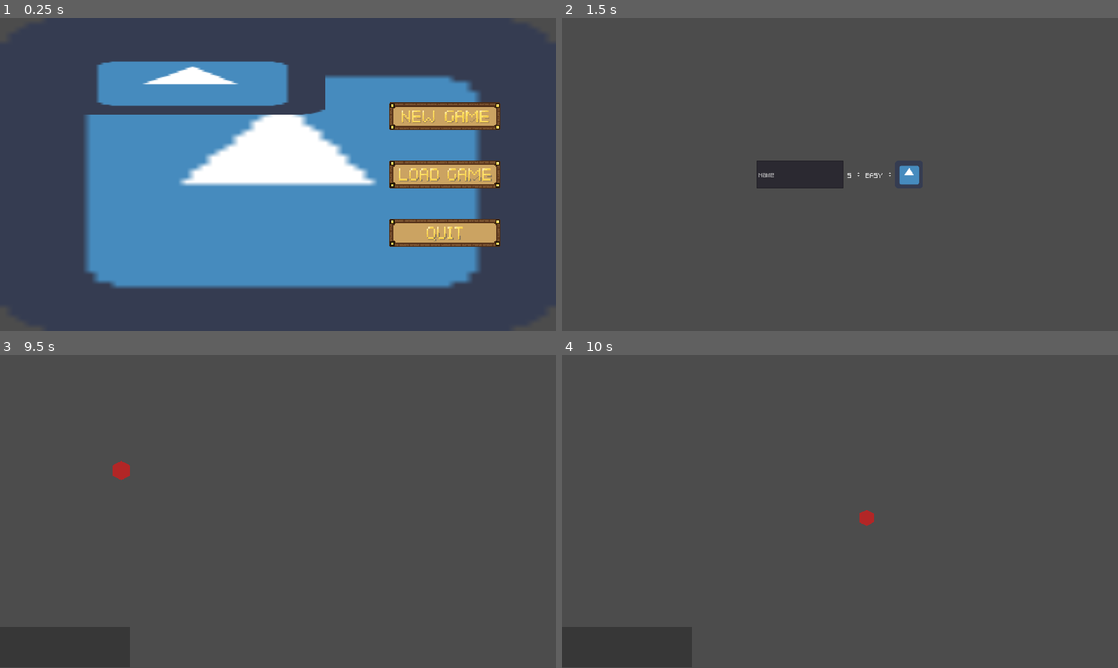
Above: before the commit, frames 1-4 (two rows, left to right).
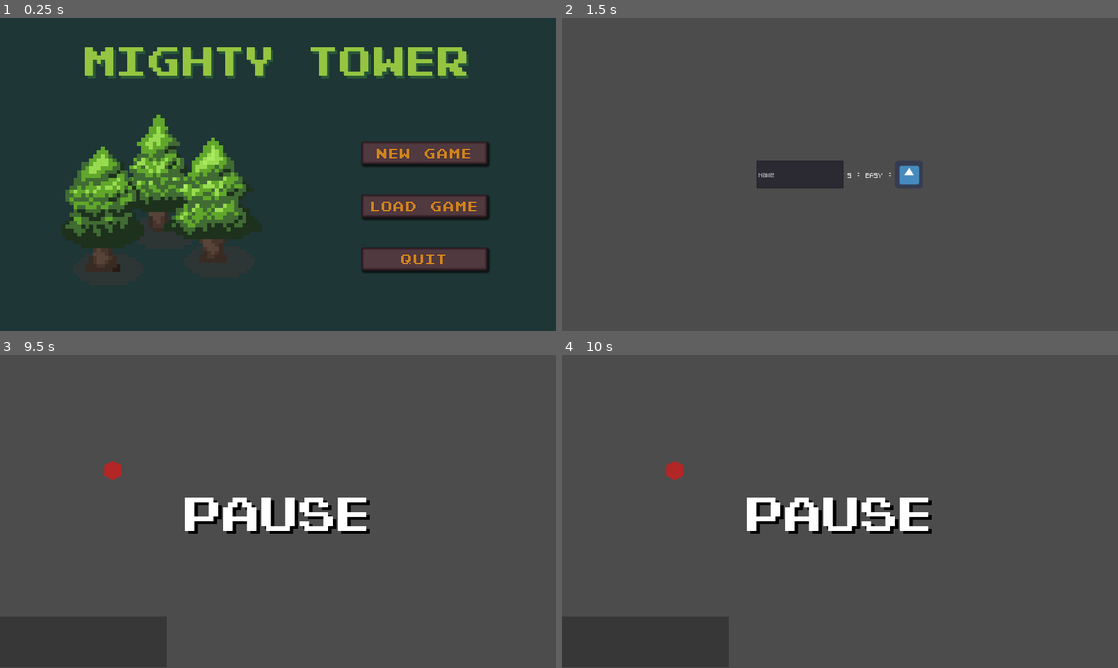
Above: after the commit, the same moments.

Repository: FilMer17/MightyTower
Game: Godot game, scene res://ui/menu/TitleMenu.tscn
Two runs of this game, one before a commit and one after it. Both use one fixed random seed, a clock stepped at 60 frames per second and the inputs below. The engine's default icon, where the game draws it, is replaced by a stand-in: a white triangle on a blue panel in a dark square.
Inputs (mouse positions are in pixels of both pictures, inside the frame that each line leads up to; where the layout moved, square brackets give the same spot in the first picture):
- Up to frame 1 (0.25 s): no input
- Up to frame 2 (1.5 s): click (984, 205) [1006, 174] at 0.5 s; click (984, 152) [1006, 115] at 1.25 s
- Up to frame 3 (9.5 s): click (239, 511) at 2.02 s; type "Alex" at 2.1 s; click "EASY" at 2.75 s; click "EASY" at 3.5 s; click (344, 511) at 4.25 s; tap Enter at 5 s; move the mouse to (400, 495) at 5.02 s; hold Right (ui_right) 5.03-5.78 s; tap Mouse wheel down (scroll_down) at 5.1, 6.6, 8.1 s; click (400, 495) at 5.17 s; move the mouse to (16, 658) at 5.77 s; hold Page Down (ui_page_down) 5.78-6.53 s; tap Mouse wheel up (scroll_up) at 5.85, 7.35, 8.85 s; click (16, 658) at 5.92 s; tap Space at 6.5 s; move the mouse to (333, 442) at 6.52 s; hold Right (ui_right) 6.53-7.28 s; click (333, 442) at 6.67 s; move the mouse to (250, 574) at 7.27 s; hold Up (ui_up) 7.28-8.03 s; click (250, 574) at 7.42 s; move the mouse to (444, 558) at 8.02 s; hold Left (ui_left) from 8.03 s (still down); click (444, 558) at 8.17 s; tap Tab (show_console) at 8.65 s; move the mouse to (111, 464) at 8.77 s; click (111, 464) at 8.92 s; tap P (pause, bound only after the commit) at 9.4 s
- Up to frame 4 (10 s): move the mouse to (867, 511) at 9.52 s; release Left (ui_left) at 9.53 s; hold Page Down (ui_page_down) from 9.53 s (still down); tap Mouse wheel down (scroll_down) at 9.6 s; click (867, 511) at 9.67 s

The runs differ from the first frame. In frame 1, 100% of the frame differs, in the area x 0-100%, y 0-100%; in frame 2, nothing differs; in frame 3, 2.8%; in frame 4, 2.8%.

Commit message:
Game * puase logic + exit menu in game + game theme

Diff:
--- a/game/data/entities/Tree.tscn
+++ b/game/data/entities/Tree.tscn
@@ -44,7 +44,6 @@
 [node name="GUIContainer" type="Node2D" parent="."]
 
 [node name="Area" type="Area2D" parent="."]
-visible = false
 
 [node name="Collider" type="CollisionPolygon2D" parent="Area"]
 position = Vector2( 0, 8 )
--- a/game/global/GlobalData.gd
+++ b/game/global/GlobalData.gd
@@ -12,6 +12,12 @@
 
 func _ready() -> void:
 	scan()
+	pause_mode = Node.PAUSE_MODE_PROCESS
+
+
+func _input(event) -> void:
+	if event.is_action_pressed("toggle_fullscreen"):
+		OS.window_fullscreen = not OS.window_fullscreen
 
 
 func scan() -> void:
--- a/game/global/Scene.gd
+++ b/game/global/Scene.gd
@@ -7,6 +7,7 @@
 }
 
 var nodes := {
+	"Game" : "/root/Game",
 	"GameCamera" : "/root/Game/GameCamera",
 	"Console" : "/root/Game/GameUI/Console",
 	"Settings" : "/root/Game/World/Settings",
--- a/game/project.godot
+++ b/game/project.godot
@@ -70,6 +70,7 @@
 
 window/size/width=1280
 window/size/height=720
+window/size/resizable=false
 window/size/test_width=1280
 window/size/test_height=720
 window/stretch/mode="2d"
@@ -102,6 +103,21 @@
 "events": [ Object(InputEventKey,"resource_local_to_scene":false,"resource_name":"","device":0,"alt":false,"shift":false,"control":false,"meta":false,"command":false,"pressed":false,"scancode":16777218,"unicode":0,"echo":false,"script":null)
  ]
 }
+toggle_fullscreen={
+"deadzone": 0.5,
+"events": [ Object(InputEventKey,"resource_local_to_scene":false,"resource_name":"","device":0,"alt":false,"shift":false,"control":true,"meta":false,"command":true,"pressed":false,"scancode":70,"unicode":0,"echo":false,"script":null)
+ ]
+}
+pause={
+"deadzone": 0.5,
+"events": [ Object(InputEventKey,"resource_local_to_scene":false,"resource_name":"","device":0,"alt":false,"shift":false,"control":false,"meta":false,"command":false,"pressed":false,"scancode":80,"unicode":0,"echo":false,"script":null)
+ ]
+}
+exit_menu={
+"deadzone": 0.5,
+"events": [ Object(InputEventKey,"resource_local_to_scene":false,"resource_name":"","device":0,"alt":false,"shift":false,"control":false,"meta":false,"command":false,"pressed":false,"scancode":16777217,"unicode":0,"echo":false,"script":null)
+ ]
+}
 
 [rendering]
 
--- /dev/null
+++ b/game/source/game/Game.gd
@@ -0,0 +1,22 @@
+extends Node2D
+
+onready var game_ui := $GameUI
+onready var pause_label := $GameUI/Pause
+onready var exit_menu := $GameUI/ExitMenu
+
+var pause_pause: bool = false
+var pause_exitm: bool = false
+
+func _input(event) -> void:
+	if event.is_action_pressed("pause") and not pause_exitm:
+		pause_pause = not pause_pause
+		get_tree().paused = not get_tree().paused
+		pause_label.visible = not pause_label.visible
+	if event.is_action_pressed("exit_menu") and not pause_pause:
+		pause_exitm = not pause_exitm
+		get_tree().paused = not get_tree().paused
+		exit_menu.visible = not exit_menu.visible
+		if exit_menu.visible:
+			exit_menu.mouse_filter = Control.MOUSE_FILTER_STOP
+		else:
+			exit_menu.mouse_filter = Control.MOUSE_FILTER_IGNORE
--- a/game/source/game/Game.tscn
+++ b/game/source/game/Game.tscn
@@ -1,20 +1,55 @@
-[gd_scene load_steps=4 format=2]
+[gd_scene load_steps=8 format=2]
 
 [ext_resource path="res://source/world/World.tscn" type="PackedScene" id=1]
 [ext_resource path="res://source/game/camera/GameCamera.tscn" type="PackedScene" id=2]
 [ext_resource path="res://ui/menu/Console.tscn" type="PackedScene" id=3]
+[ext_resource path="res://source/game/Game.gd" type="Script" id=4]
+[ext_resource path="res://graphics/font/PixelFont.ttf" type="DynamicFontData" id=5]
+[ext_resource path="res://ui/menu/ExitMenu.tscn" type="PackedScene" id=6]
+
+[sub_resource type="DynamicFont" id=1]
+size = 112
+font_data = ExtResource( 5 )
 
 [node name="Game" type="Node2D"]
+pause_mode = 2
+script = ExtResource( 4 )
 
 [node name="World" parent="." instance=ExtResource( 1 )]
+pause_mode = 1
 
 [node name="TimeShader" type="CanvasLayer" parent="."]
 
 [node name="GameUI" type="CanvasLayer" parent="."]
+pause_mode = 2
 
 [node name="Console" parent="GameUI" instance=ExtResource( 3 )]
+pause_mode = 1
+
+[node name="Pause" type="Label" parent="GameUI"]
+pause_mode = 1
+visible = false
+show_behind_parent = true
+margin_right = 1280.0
+margin_bottom = 720.0
+custom_fonts/font = SubResource( 1 )
+custom_colors/font_color = Color( 1, 1, 1, 1 )
+custom_colors/font_color_shadow = Color( 0, 0, 0, 1 )
+custom_constants/shadow_offset_x = 7
+custom_constants/shadow_offset_y = 7
+text = "PAUSE"
+align = 1
+valign = 1
+uppercase = true
+__meta__ = {
+"_edit_use_anchors_": false
+}
+
+[node name="ExitMenu" parent="GameUI" instance=ExtResource( 6 )]
+visible = false
 
 [node name="GameCamera" parent="." instance=ExtResource( 2 )]
+pause_mode = 1
 current = true
 zoom_step = 0.2
 zoom_max_in = 0.2
--- a/game/source/map/Map.gd
+++ b/game/source/map/Map.gd
@@ -29,5 +29,3 @@
 func _input(event):
 	if event.is_action_pressed("ui_home") and !builder.sprite.visible:
 		builder.build("Residence")
-	if event.is_action_pressed("ui_page_down") and !builder.sprite.visible:
-		builder.build("SmallHouse")
--- a/game/ui/menu/Console.gd
+++ b/game/ui/menu/Console.gd
@@ -6,7 +6,7 @@
 onready var vbox := $Container/VBox as VBoxContainer
 onready var text_output := $Container/VBox/TextOutput as RichTextLabel
 
-export var size := 90
+export var size := 110
 
 var lines: Array = []
 
--- a/game/ui/menu/Console.tscn
+++ b/game/ui/menu/Console.tscn
@@ -1,6 +1,7 @@
-[gd_scene load_steps=3 format=2]
+[gd_scene load_steps=5 format=2]
 
 [ext_resource path="res://ui/menu/Console.gd" type="Script" id=1]
+[ext_resource path="res://graphics/font/PixelFont.ttf" type="DynamicFontData" id=2]
 
 [sub_resource type="Animation" id=1]
 resource_name = "fading"
@@ -18,6 +19,10 @@
 "values": [ Color( 1, 1, 1, 1 ), Color( 1, 1, 1, 0 ) ]
 }
 
+[sub_resource type="DynamicFont" id=2]
+size = 11
+font_data = ExtResource( 2 )
+
 [node name="Console" type="CanvasLayer"]
 script = ExtResource( 1 )
 
@@ -26,17 +31,18 @@
 one_shot = true
 
 [node name="Container" type="MarginContainer" parent="."]
-anchor_top = 0.87
-anchor_bottom = 1.0
-margin_right = 300.0
+anchor_top = 0.835
+anchor_bottom = 0.835
+margin_right = 384.0
+margin_bottom = 118.8
 mouse_filter = 2
 __meta__ = {
 "_edit_use_anchors_": false
 }
 
 [node name="Background" type="ColorRect" parent="Container"]
-margin_right = 300.0
-margin_bottom = 93.0
+margin_right = 384.0
+margin_bottom = 118.0
 mouse_filter = 2
 color = Color( 0, 0, 0, 0.27451 )
 __meta__ = {
@@ -47,16 +53,21 @@
 anims/fading = SubResource( 1 )
 
 [node name="VBox" type="VBoxContainer" parent="Container"]
-margin_right = 300.0
-margin_bottom = 93.0
+margin_right = 384.0
+margin_bottom = 118.0
+rect_clip_content = true
 mouse_filter = 2
 alignment = 2
+__meta__ = {
+"_edit_use_anchors_": false
+}
 
 [node name="TextOutput" type="RichTextLabel" parent="Container/VBox"]
-margin_top = 78.0
-margin_right = 300.0
-margin_bottom = 93.0
+margin_top = 103.0
+margin_right = 384.0
+margin_bottom = 118.0
 mouse_filter = 2
+custom_fonts/normal_font = SubResource( 2 )
 fit_content_height = true
 [connection signal="timeout" from="Timer" to="." method="_on_Timer_timeout"]
 [connection signal="mouse_entered" from="Container" to="." method="_on_Container_mouse_entered"]
--- /dev/null
+++ b/game/ui/menu/ExitMenu.gd
@@ -0,0 +1,13 @@
+extends Control
+
+
+func _on_Continue_pressed():
+	visible = false
+	Scene.search("Game").pause_exitm = false
+	get_tree().paused = false
+	mouse_filter = MOUSE_FILTER_IGNORE
+
+
+func _on_Exit_pressed():
+	get_tree().paused = false
+	Scene.change("TitleScreen")
--- /dev/null
+++ b/game/ui/menu/ExitMenu.tscn
@@ -0,0 +1,76 @@
+[gd_scene load_steps=3 format=2]
+
+[ext_resource path="res://graphics/theme/Menu.theme" type="Theme" id=1]
+[ext_resource path="res://ui/menu/ExitMenu.gd" type="Script" id=2]
+
+[node name="ExitMenu" type="Control"]
+anchor_right = 1.0
+anchor_bottom = 1.0
+mouse_filter = 2
+theme = ExtResource( 1 )
+script = ExtResource( 2 )
+__meta__ = {
+"_edit_use_anchors_": false
+}
+
+[node name="Background" type="Panel" parent="."]
+anchor_left = 0.5
+anchor_top = 0.5
+anchor_right = 0.5
+anchor_bottom = 0.5
+margin_left = -220.0
+margin_top = -250.0
+margin_right = 220.0
+margin_bottom = 250.0
+__meta__ = {
+"_edit_use_anchors_": false
+}
+
+[node name="Title" type="Label" parent="Background"]
+anchor_right = 1.0
+margin_bottom = 119.0
+text = "Menu"
+align = 1
+valign = 1
+__meta__ = {
+"_edit_use_anchors_": false
+}
+
+[node name="ButtonContainer" type="VBoxContainer" parent="Background"]
+anchor_left = 0.15
+anchor_top = 0.25
+anchor_right = 0.85
+anchor_bottom = 0.3
+margin_bottom = 310.0
+custom_constants/separation = 30
+__meta__ = {
+"_edit_use_anchors_": false
+}
+
+[node name="Continue" type="Button" parent="Background/ButtonContainer"]
+margin_right = 308.0
+margin_bottom = 53.0
+text = "Continue"
+
+[node name="SaveGame" type="Button" parent="Background/ButtonContainer"]
+margin_top = 83.0
+margin_right = 308.0
+margin_bottom = 136.0
+text = "Save game"
+
+[node name="Settings" type="Button" parent="Background/ButtonContainer"]
+margin_top = 166.0
+margin_right = 308.0
+margin_bottom = 219.0
+text = "Settings"
+__meta__ = {
+"_edit_use_anchors_": false
+}
+
+[node name="Exit" type="Button" parent="Background/ButtonContainer"]
+margin_top = 249.0
+margin_right = 308.0
+margin_bottom = 302.0
+text = "Exit"
+[connection signal="pressed" from="Background/ButtonContainer/Continue" to="." method="_on_Continue_pressed"]
+[connection signal="pressed" from="Background/ButtonContainer/Exit" to="." method="_on_Exit_pressed"]
--- a/game/ui/menu/TitleMenu.tscn
+++ b/game/ui/menu/TitleMenu.tscn
@@ -1,87 +1,132 @@
-[gd_scene load_steps=6 format=2]
+[gd_scene load_steps=9 format=2]
 
-[ext_resource path="res://icon.png" type="Texture" id=1]
-[ext_resource path="res://graphics/menu/buttons/NewGameButton.png" type="Texture" id=2]
+[ext_resource path="res://graphics/entities/Tree3.png" type="Texture" id=1]
+[ext_resource path="res://graphics/font/PixelFont.ttf" type="DynamicFontData" id=2]
 [ext_resource path="res://ui/menu/TitleMenu.gd" type="Script" id=3]
-[ext_resource path="res://graphics/menu/buttons/LoadGameButton.png" type="Texture" id=4]
-[ext_resource path="res://graphics/menu/buttons/QuitButton.png" type="Texture" id=5]
+[ext_resource path="res://graphics/entities/Tree.png" type="Texture" id=4]
+[ext_resource path="res://graphics/entities/Tree2.png" type="Texture" id=5]
+[ext_resource path="res://graphics/theme/Menu.theme" type="Theme" id=6]
+[ext_resource path="res://graphics/entities/TreeShadow.png" type="Texture" id=7]
+
+[sub_resource type="DynamicFont" id=1]
+size = 96
+extra_spacing_char = 3
+font_data = ExtResource( 2 )
 
 [node name="TitleMenu" type="Control"]
 anchor_right = 1.0
 anchor_bottom = 1.0
+theme = ExtResource( 6 )
 script = ExtResource( 3 )
 __meta__ = {
 "_edit_use_anchors_": false
 }
 
-[node name="Background" type="TextureRect" parent="."]
-margin_right = 1280.0
-margin_bottom = 720.0
-texture = ExtResource( 1 )
-expand = true
+[node name="Background" type="Panel" parent="."]
+margin_left = -10.0
+margin_top = -10.0
+margin_right = 1290.0
+margin_bottom = 730.0
 __meta__ = {
 "_edit_use_anchors_": false
 }
 
-[node name="Title" type="TextureRect" parent="."]
-anchor_left = 0.1
-anchor_top = 0.1
-anchor_right = 0.1
-anchor_bottom = 0.1
-margin_right = 621.0
-margin_bottom = 151.0
+[node name="TreeShadow" type="Sprite" parent="Background"]
+modulate = Color( 1, 1, 1, 0.705882 )
+position = Vector2( 259.214, 587.793 )
+scale = Vector2( 9, 9 )
+texture = ExtResource( 7 )
+
+[node name="TreeShadow2" type="Sprite" parent="Background"]
+modulate = Color( 1, 1, 1, 0.705882 )
+position = Vector2( 388.986, 504.638 )
+scale = Vector2( 9, 9 )
+texture = ExtResource( 7 )
+
+[node name="TreeShadow3" type="Sprite" parent="Background"]
+modulate = Color( 1, 1, 1, 0.705882 )
+position = Vector2( 514.978, 570.154 )
+scale = Vector2( 9, 9 )
+texture = ExtResource( 7 )
+
+[node name="Tree" type="Sprite" parent="Background"]
+position = Vector2( 375.127, 362.497 )
+scale = Vector2( 9, 9 )
+texture = ExtResource( 4 )
+
+[node name="Tree2" type="Sprite" parent="Background"]
+position = Vector2( 500.489, 433.224 )
+scale = Vector2( 9, 9 )
+texture = ExtResource( 5 )
+
+[node name="Tree3" type="Sprite" parent="Background"]
+position = Vector2( 246.615, 454.242 )
+scale = Vector2( 9, 9 )
 texture = ExtResource( 1 )
-expand = true
+
+[node name="Title" type="Label" parent="."]
+anchor_left = 0.05
+anchor_top = 0.05
+anchor_right = 0.95
+anchor_bottom = 0.05
+margin_bottom = 120.0
+custom_fonts/font = SubResource( 1 )
+custom_colors/font_color = Color( 0.588235, 0.776471, 0.254902, 1 )
+custom_colors/font_color_shadow = Color( 0.164706, 0.352941, 0.223529, 1 )
+custom_constants/shadow_offset_x = 5
+custom_constants/shadow_offset_y = 5
+text = "Mighty Tower"
+align = 1
+valign = 1
 __meta__ = {
 "_edit_use_anchors_": false
 }
 
-[node name="VBoxContainer" type="VBoxContainer" parent="."]
-anchor_left = 0.7
-anchor_right = 0.7
-margin_right = 256.0
-margin_bottom = 720.0
+[node name="ButtonsContainer" type="VBoxContainer" parent="."]
+anchor_left = 0.65
+anchor_top = 0.2
+anchor_right = 0.65
+anchor_bottom = 0.2
+margin_right = 290.0
+margin_bottom = 576.0
 custom_constants/separation = 70
 alignment = 1
 __meta__ = {
 "_edit_use_anchors_": false
 }
 
-[node name="NewGame" type="TextureButton" parent="VBoxContainer"]
-margin_top = 194.0
-margin_right = 256.0
-margin_bottom = 258.0
-rect_min_size = Vector2( 256, 64 )
-action_mode = 0
-texture_normal = ExtResource( 2 )
-expand = true
+[node name="NewGame" type="Button" parent="ButtonsContainer"]
+margin_top = 138.0
+margin_right = 290.0
+margin_bottom = 191.0
+text = "New Game"
 
-[node name="LoadGame" type="TextureButton" parent="VBoxContainer"]
-margin_top = 328.0
-margin_right = 256.0
-margin_bottom = 392.0
-rect_min_size = Vector2( 256, 64 )
-action_mode = 0
-texture_normal = ExtResource( 4 )
-expand = true
+[node name="LoadGame" type="Button" parent="ButtonsContainer"]
+margin_top = 261.0
+margin_right = 290.0
+margin_bottom = 314.0
+text = "Load Game"
+__meta__ = {
+"_edit_use_anchors_": false
+}
 
-[node name="Settings" type="TextureButton" parent="VBoxContainer"]
+[node name="Settings" type="Button" parent="ButtonsContainer"]
 visible = false
 margin_top = 395.0
-margin_right = 256.0
-margin_bottom = 459.0
-rect_min_size = Vector2( 256, 64 )
-disabled = true
-texture_normal = ExtResource( 1 )
-expand = true
+margin_right = 289.0
+margin_bottom = 448.0
+text = "Settings"
+__meta__ = {
+"_edit_use_anchors_": false
+}
 
-[node name="Quit" type="TextureButton" parent="VBoxContainer"]
-margin_top = 462.0
-margin_right = 256.0
-margin_bottom = 526.0
-rect_min_size = Vector2( 256, 64 )
-action_mode = 0
-texture_normal = ExtResource( 5 )
-expand = true
-[connection signal="pressed" from="VBoxContainer/NewGame" to="." method="_on_NewGame_pressed"]
-[connection signal="pressed" from="VBoxContainer/Quit" to="." method="_on_Quit_pressed"]
+[node name="Quit" type="Button" parent="ButtonsContainer"]
+margin_top = 384.0
+margin_right = 290.0
+margin_bottom = 437.0
+text = "Quit"
+__meta__ = {
+"_edit_use_anchors_": false
+}
+[connection signal="pressed" from="ButtonsContainer/NewGame" to="." method="_on_NewGame_pressed"]
+[connection signal="pressed" from="ButtonsContainer/Quit" to="." method="_on_Quit_pressed"]
Binary file added: game/graphics/font/PixelFont.ttf
Binary file removed: game/graphics/menu/buttons/LoadGameButton.png
Not shown, removed: game/graphics/menu/buttons/LoadGameButton.png.import
Binary file removed: game/graphics/menu/buttons/NewGameButton.png
Not shown, removed: game/graphics/menu/buttons/NewGameButton.png.import
Binary file removed: game/graphics/menu/buttons/QuitButton.png
Not shown, removed: game/graphics/menu/buttons/QuitButton.png.import
Binary file added: game/graphics/theme/Menu.theme
